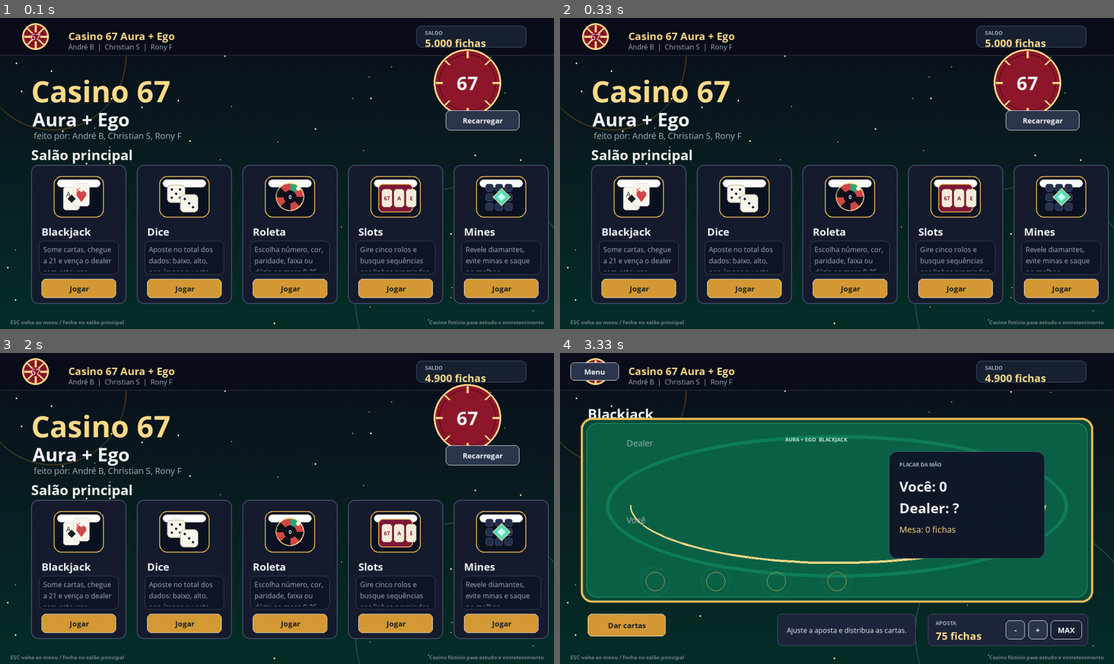
Above: before the commit, frames 1-4 (two rows, left to right).
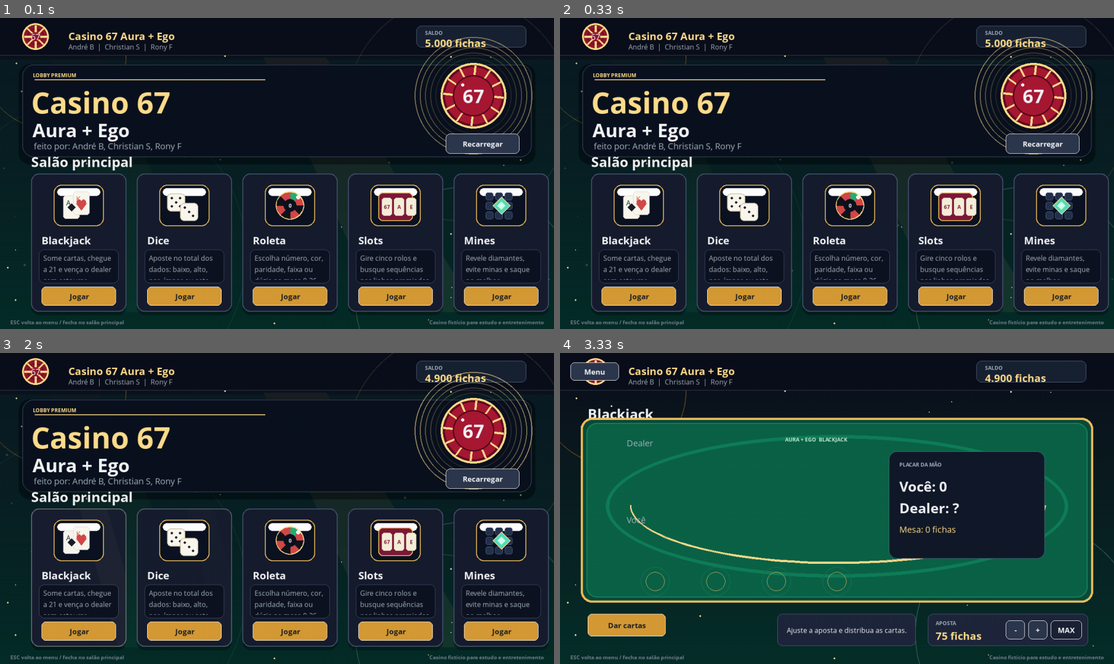
Above: after the commit, the same moments.

Repository: AndreBisker/Projeto-Pygame-Design-de-Software
Game: pygame game, started from main.py
Two runs of this game, one before a commit and one after it. Both use one fixed random seed, a clock stepped at 60 frames per second and the inputs below.
Inputs (mouse positions are in pixels of both pictures, inside the frame that each line leads up to):
- Up to frame 1 (0.1 s): no input
- Up to frame 2 (0.33 s): no input
- Up to frame 3 (2 s): press the mouse at (277, 530) at 0.37 s; move the mouse to (210, 520) at 0.47 s; release the mouse at (144, 511) at 0.6 s; click (83, 623) at 0.72 s; click "67" at 1.05 s; press the mouse at (77, 576) at 1.37 s; move the mouse to (116, 592) at 1.47 s; release the mouse at (155, 604) at 1.6 s; click "67" at 1.72 s
- Up to frame 4 (3.33 s): press the mouse at (848, 576) at 2.03 s; move the mouse to (875, 496) at 2.13 s; release the mouse at (897, 418) at 2.27 s; press the mouse at (1041, 477) at 2.37 s; move the mouse to (853, 552) at 2.47 s; release the mouse at (670, 623) at 2.6 s; click "-" at 2.72 s; press the mouse at (1064, 629) at 3.03 s; move the mouse to (947, 517) at 3.13 s; release the mouse at (831, 408) at 3.27 s

The runs differ from the first frame. In frame 1, 20% of the frame differs, in the area x 0-100%, y 0-96%; in frame 2, 20%; in frame 3, 20%, in the area x 1-100%, y 0-96%; in frame 4, nothing differs.

Commit message:
Estética pt3

Diff:
--- a/main.py
+++ b/main.py
@@ -29,6 +29,10 @@
 
 def clamp(value, low, high):
     return max(low, min(high, value))
+
+
+def lerp_color(a, b, t):
+    return tuple(int(a[i] * (1 - t) + b[i] * t) for i in range(3))
 
 
 def br_money(value):
@@ -137,6 +141,26 @@
         p1 = (int(center[0] + math.cos(rad) * (radius - 5)), int(center[1] + math.sin(rad) * (radius - 5)))
         p2 = (int(center[0] + math.cos(rad) * (radius - 20)), int(center[1] + math.sin(rad) * (radius - 20)))
         pygame.draw.line(surface, GOLD_2, p1, p2, 5)
+    draw_text(surface, label, font, WHITE, center, "center")
+
+
+def draw_premium_chip(surface, center, radius, label, font, pulse=0.0):
+    glow = pygame.Surface((radius * 4, radius * 4), pygame.SRCALPHA)
+    glow_center = (radius * 2, radius * 2)
+    for i in range(5, 0, -1):
+        alpha = int((18 + pulse * 18) * i)
+        pygame.draw.circle(glow, (*GOLD_2, alpha), glow_center, radius + i * 12, 2)
+    surface.blit(glow, glow.get_rect(center=center))
+    pygame.draw.circle(surface, (95, 12, 34), center, radius)
+    pygame.draw.circle(surface, (168, 25, 52), center, radius - 10)
+    pygame.draw.circle(surface, GOLD_2, center, radius, 5)
+    pygame.draw.circle(surface, (78, 10, 27), center, radius - 28, 3)
+    for angle in range(0, 360, 30):
+        rad = math.radians(angle + pulse * 6)
+        outer = (int(center[0] + math.cos(rad) * (radius - 6)), int(center[1] + math.sin(rad) * (radius - 6)))
+        inner = (int(center[0] + math.cos(rad) * (radius - 27)), int(center[1] + math.sin(rad) * (radius - 27)))
+        pygame.draw.line(surface, GOLD_2, outer, inner, 5)
+    pygame.draw.circle(surface, (255, 255, 255), (center[0] - radius // 3, center[1] - radius // 3), max(3, radius // 18))
     draw_text(surface, label, font, WHITE, center, "center")
 
 
@@ -307,6 +331,8 @@
         self.card_rects = []
         self.hovered_scene = None
         self.last_hovered_scene = None
+        self.time = 0.0
+        self.hover_progress = {}
 
     def build_ui(self):
         self.buttons = []
@@ -318,15 +344,16 @@
             ("mines", "Mines", "Revele diamantes, evite minas e saque no melhor multiplicador.", "mine"),
         ]
         self.card_rects = []
-        start_x, start_y = 72, 340
-        card_w, card_h, gap = 220, 322, 24
+        start_x, start_y = 72, 360
+        card_w, card_h, gap = 220, 320, 24
         for i, (scene, title, desc, icon) in enumerate(games):
             rect = pygame.Rect(start_x + i * (card_w + gap), start_y, card_w, card_h)
             self.card_rects.append((rect, scene, title, desc, icon))
             self.buttons.append(Button(pygame.Rect(rect.x + 24, rect.bottom - 58, rect.w - 48, 44), "Jogar", lambda s=scene: self.app.set_scene(s), "primary"))
-        self.buttons.append(Button(pygame.Rect(1030, 214, 170, 46), "Recarregar", self.app.refill_balance, "secondary"))
+        self.buttons.append(Button(pygame.Rect(1030, 268, 170, 46), "Recarregar", self.app.refill_balance, "secondary"))
 
     def update(self, dt):
+        self.time += dt
         mouse = pygame.mouse.get_pos()
         hovered = None
         for rect, scene, *_ in self.card_rects:
@@ -334,6 +361,11 @@
                 hovered = scene
                 break
         self.hovered_scene = hovered
+        for _, scene, *_ in self.card_rects:
+            current = self.hover_progress.get(scene, 0.0)
+            target = 1.0 if hovered == scene else 0.0
+            speed = 7.5 if target else 5.0
+            self.hover_progress[scene] = current + (target - current) * clamp(dt * speed, 0, 1)
         if hovered != self.last_hovered_scene and hovered == "blackjack":
             self.app.play_sound("blackjack_hover")
         self.last_hovered_scene = hovered
@@ -346,31 +378,80 @@
                     return True
         return super().handle_event(event)
 
+    def draw_lobby_background(self, surface):
+        overlay = pygame.Surface((WIDTH, HEIGHT), pygame.SRCALPHA)
+        for y in range(96, HEIGHT, 18):
+            t = (y - 96) / (HEIGHT - 96)
+            color = (6, int(28 + 28 * (1 - t)), int(36 + 22 * (1 - t)), int(22 + 34 * (1 - t)))
+            pygame.draw.rect(overlay, color, pygame.Rect(0, y, WIDTH, 18))
+        pulse = (math.sin(self.time * 1.2) + 1) / 2
+        pygame.draw.circle(overlay, (255, 216, 120, int(22 + pulse * 16)), (1060, 210), 260, 2)
+        pygame.draw.circle(overlay, (74, 190, 143, 24), (210, 548), 360, 2)
+        pygame.draw.polygon(overlay, (255, 220, 140, 14), [(610, 92), (754, 92), (1100, 680), (880, 680)])
+        pygame.draw.polygon(overlay, (88, 220, 170, 10), [(120, 96), (230, 96), (500, 680), (250, 680)])
+        for i in range(46):
+            speed = 10 + (i % 5) * 5
+            x = int((i * 173 + self.time * speed) % (WIDTH + 80) - 40)
+            y = 124 + (i * 79) % 520
+            r = 1 + (i % 3)
+            alpha = 42 + (i % 4) * 16
+            pygame.draw.circle(overlay, (255, 231, 164, alpha), (x, y), r)
+        surface.blit(overlay, (0, 0))
+
+    def draw_lobby_header(self, surface):
+        fonts = self.app.fonts
+        hero = pygame.Rect(52, 108, 1176, 214)
+        shadow = pygame.Surface((hero.w + 36, hero.h + 36), pygame.SRCALPHA)
+        pygame.draw.rect(shadow, (0, 0, 0, 92), shadow.get_rect().inflate(-18, -18), border_radius=26)
+        surface.blit(shadow, (hero.x - 18, hero.y - 10))
+        rounded_rect(surface, hero, (11, 18, 31), 26, 1, (76, 89, 116))
+        pygame.draw.line(surface, GOLD_2, (hero.x + 28, hero.y + 34), (hero.x + 560, hero.y + 34), 2)
+        draw_text(surface, "LOBBY PREMIUM", fonts["tiny"], GOLD_2, (76, 124))
+        draw_text(surface, "Casino 67", fonts["mega"], GOLD_2, (72, 148))
+        draw_text(surface, "Aura + Ego", fonts["h1"], WHITE, (75, 230))
+        draw_text(surface, "feito por: André B, Christian S, Rony F", fonts["body"], MUTED, (78, 282))
+        draw_premium_chip(surface, (1094, 180), 76, "67", fonts["h1"], (math.sin(self.time * 1.6) + 1) / 2)
+        draw_text(surface, "Salão principal", fonts["h2"], WHITE, (72, 310))
+
+    def draw_menu_card(self, surface, rect, scene, title, desc, hovered):
+        fonts = self.app.fonts
+        t = self.hover_progress.get(scene, 0.0)
+        shadow = pygame.Surface((rect.w + 34, rect.h + 34), pygame.SRCALPHA)
+        shadow_alpha = int(70 + t * 70)
+        pygame.draw.rect(shadow, (0, 0, 0, shadow_alpha), pygame.Rect(17, 18, rect.w, rect.h), border_radius=18)
+        surface.blit(shadow, (rect.x - 17, rect.y - 10))
+        border = lerp_color((71, 84, 112), GOLD_2, t)
+        fill = lerp_color(PANEL, (34, 43, 64), t)
+        rounded_rect(surface, rect, fill, 18, 2, border)
+        hover_image = self.app.images.get("blackjack_hover")
+        if scene == "blackjack" and hovered and hover_image:
+            blit_cover(surface, hover_image, rect.inflate(-4, -4), 96)
+            veil = pygame.Surface(rect.size, pygame.SRCALPHA)
+            veil.fill((9, 13, 24, 86))
+            surface.blit(veil, rect)
+        if t > 0.02:
+            glow = pygame.Surface((rect.w, rect.h), pygame.SRCALPHA)
+            sweep_x = int(-rect.w * 0.5 + ((self.time * 170) % (rect.w * 1.8)))
+            pygame.draw.polygon(glow, (255, 235, 170, int(34 * t)), [(sweep_x, 0), (sweep_x + 62, 0), (sweep_x + 152, rect.h), (sweep_x + 88, rect.h)])
+            surface.blit(glow, rect)
+        icon_rect = pygame.Rect(rect.x + 52, rect.y + 26, 116, 96)
+        draw_game_icon(surface, icon_rect, scene, fonts, hovered)
+        draw_text(surface, title, fonts["h3"], WHITE, (rect.x + 24, rect.y + 138))
+        desc_panel = pygame.Rect(rect.x + 18, rect.y + 176, rect.w - 36, 78)
+        rounded_rect(surface, desc_panel, (14, 20, 34), 12, 1, lerp_color((62, 76, 104), (132, 112, 66), t))
+        draw_wrapped_text(surface, desc, fonts["small"], MUTED, desc_panel.inflate(-20, -16), 4, 3)
+        cta = pygame.Rect(rect.x + 24, rect.bottom - 58, rect.w - 48, 44)
+        if t > 0.03:
+            cta_glow = pygame.Surface((cta.w + 30, cta.h + 24), pygame.SRCALPHA)
+            pygame.draw.rect(cta_glow, (255, 210, 112, int(72 * t)), pygame.Rect(15, 12, cta.w, cta.h), border_radius=12)
+            surface.blit(cta_glow, (cta.x - 15, cta.y - 12))
+
     def draw(self, surface):
-        fonts = self.app.fonts
-        draw_text(surface, "Casino 67", fonts["mega"], GOLD_2, (72, 122))
-        draw_text(surface, "Aura + Ego", fonts["h1"], WHITE, (75, 205))
-        draw_text(surface, "feito por: André B, Christian S, Rony F", fonts["body"], MUTED, (78, 258))
-        draw_chip(surface, (1080, 150), 78, "67", fonts["h1"])
-        draw_text(surface, "Salão principal", fonts["h2"], WHITE, (72, 294))
+        self.draw_lobby_background(surface)
+        self.draw_lobby_header(surface)
         mouse = pygame.mouse.get_pos()
         for rect, scene, title, desc, icon in self.card_rects:
-            hovered = rect.collidepoint(mouse)
-            color = (34, 43, 64) if hovered else PANEL
-            border = GOLD if hovered else (71, 84, 112)
-            rounded_rect(surface, rect, color, 16, 2, border)
-            hover_image = self.app.images.get("blackjack_hover")
-            if scene == "blackjack" and hovered and hover_image:
-                blit_cover(surface, hover_image, rect.inflate(-4, -4), 92)
-                overlay = pygame.Surface(rect.size, pygame.SRCALPHA)
-                overlay.fill((9, 13, 24, 84))
-                surface.blit(overlay, rect)
-            icon_rect = pygame.Rect(rect.x + 52, rect.y + 26, 116, 96)
-            draw_game_icon(surface, icon_rect, scene, fonts, hovered)
-            draw_text(surface, title, fonts["h3"], WHITE, (rect.x + 24, rect.y + 138))
-            desc_panel = pygame.Rect(rect.x + 18, rect.y + 176, rect.w - 36, 78)
-            rounded_rect(surface, desc_panel, (17, 23, 38), 12, 1, (62, 76, 104))
-            draw_wrapped_text(surface, desc, fonts["small"], MUTED, desc_panel.inflate(-20, -16), 4, 3)
+            self.draw_menu_card(surface, rect, scene, title, desc, rect.collidepoint(mouse))
 
 
 class BlackjackScene(CasinoGameScene):
